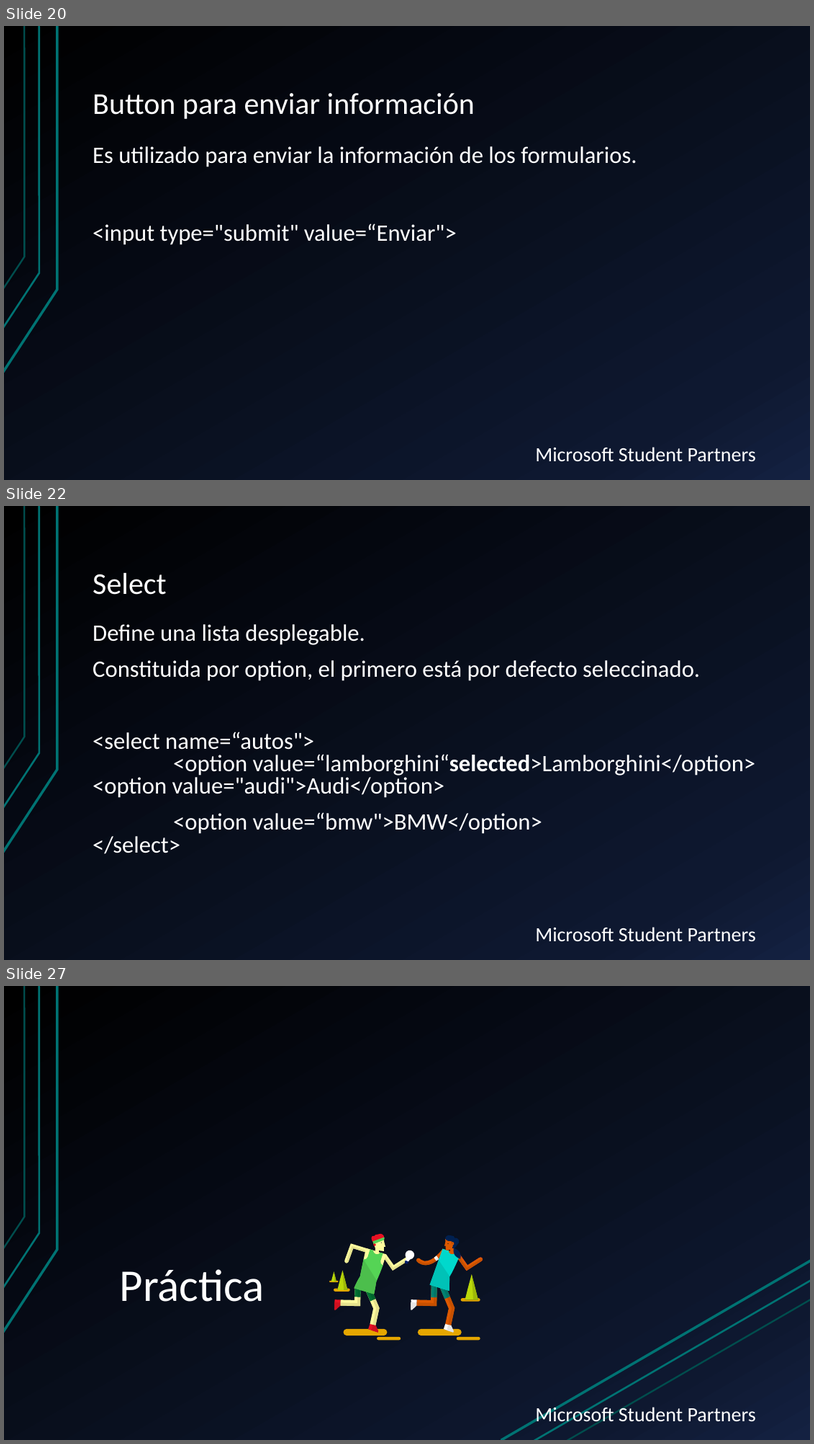
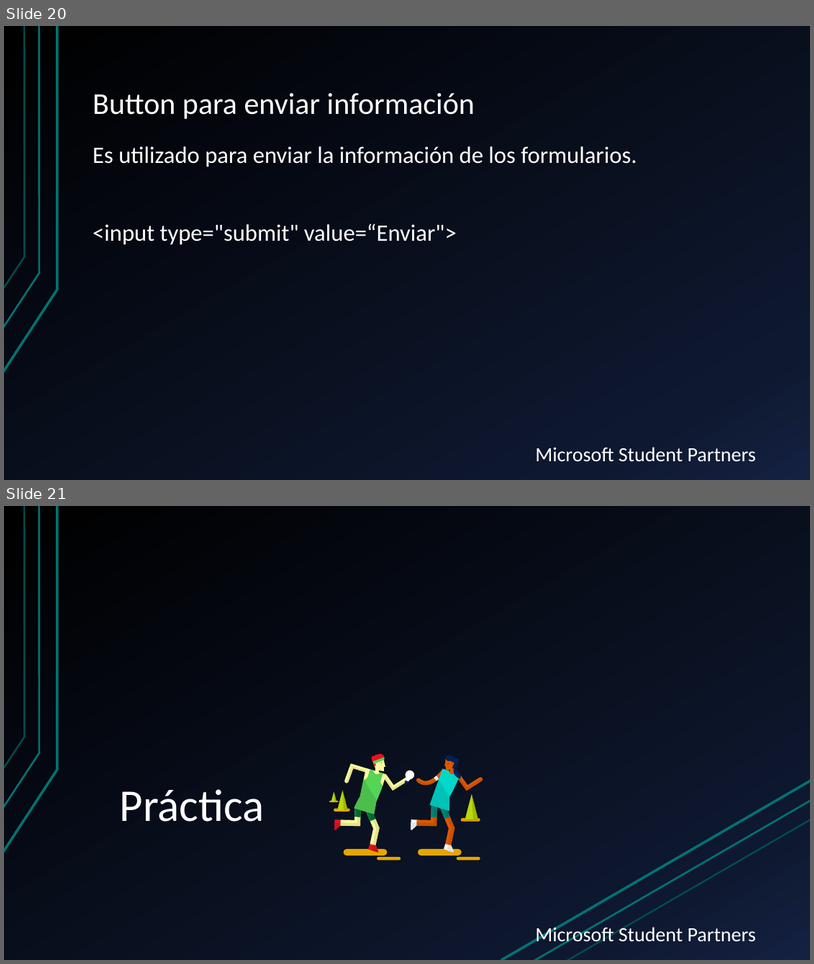
Before and after one commit to ccasbre27/Desarrollo-web-LAP, a slide deck: Semana 3/s03.ppsx. Shown one above the other, each under a label of ours: slides 20, 22 and 27 before the commit, slides 20 and 21 after it; the slides between them are not shown. The pictures are 814x1444 and 814x964 pixels, drawn with LibreOffice and Linux fonts; fonts in the diff are those of the drawing; background and template pictures are left out. Boxes give left, top, right and bottom in pixels: in the first picture for what was removed or moved away, otherwise in the second. Text is boxed around its words. In the diff, an @@ line names an element or a change of style, - is before the commit and + after.

```diff
--- a/Semana 3/s03.ppsx
+++ b/Semana 3/s03.ppsx
@@ slide 22 removed at (4, 506, 810, 960), background gradient #000000 to #0F1931 to #142242; not listed: 4 template elements that a slide beside it also shows @@
@@ title removed at (93, 573, 166, 595) @@
-Select
@@ text removed at (93, 624, 756, 854) @@
-Define una lista desplegable.
-Constituida por option, el primero está por defecto seleccinado.
-<select name=“autos">
-<option value=“lamborghini“selected>Lamborghini</option> <option value="audi">Audi</option>
-<option value=“bmw">BMW</option>
-</select>
@@ what was slide 27 is now slide 21 @@
```
Also in this commit, not shown: 1 slide changed, 1 slide added, 5 other slides removed.
